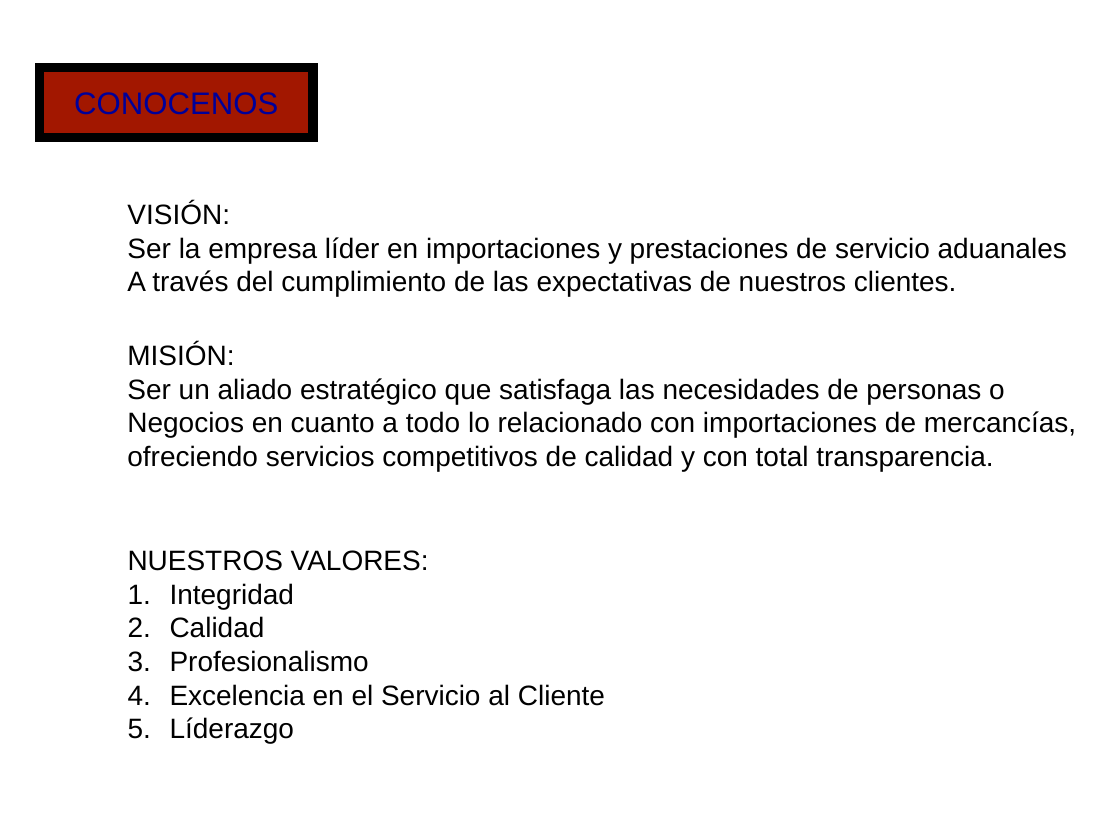
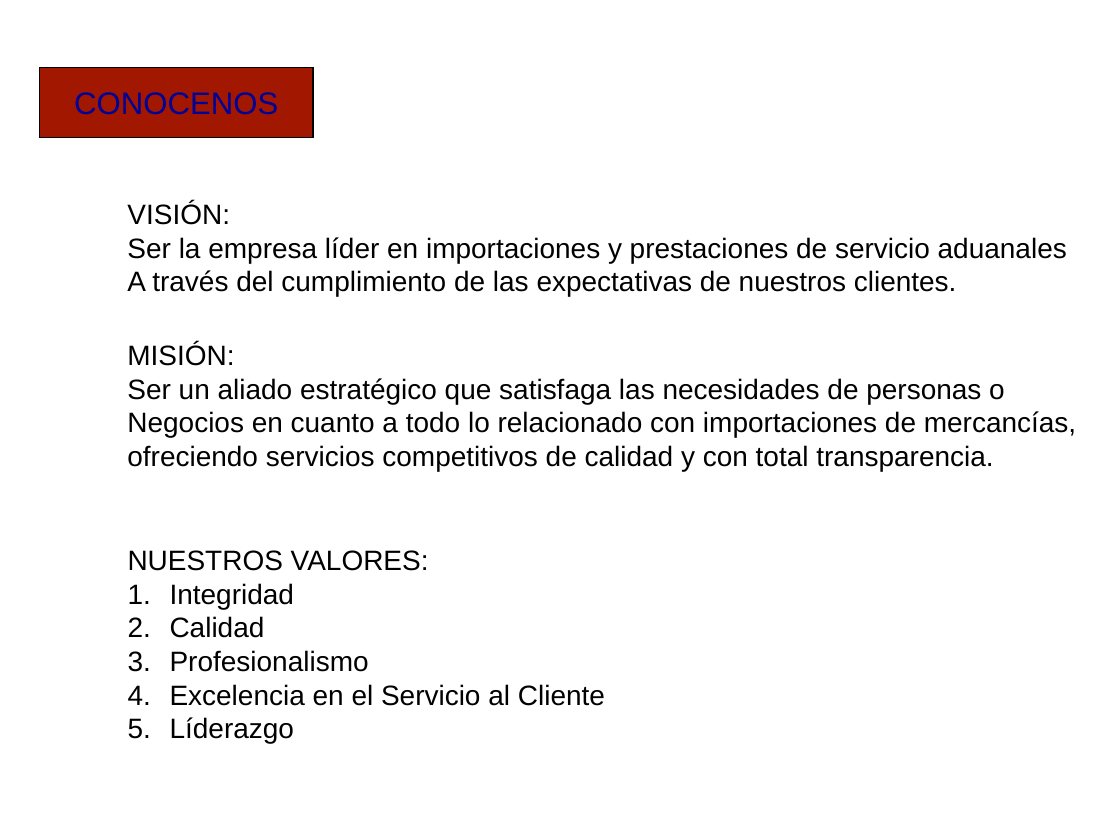
Before and after one commit to robertux/importa, a slide deck: slide 2 of Contenido Página Web.ppt. Drawn at 1120x840 pixels with LibreOffice and Linux fonts; fonts in the diff are those of the drawing. Boxes give left, top, right and bottom in pixels: in the first picture for what was removed or moved away, otherwise in the second. Text is boxed around its words. In the diff, an @@ line names an element or a change of style, - is before the commit and + after.

```diff
--- a/Contenido Página Web.ppt
+++ b/Contenido Página Web.ppt
@@ rectangle "CONOCENOS" at bbox=[39, 67, 312, 138]: outline #000000 6.01 pt to #000000 0.74 pt @@
```
Also in this commit, not shown: 2 other slides changed, 6 other files.
